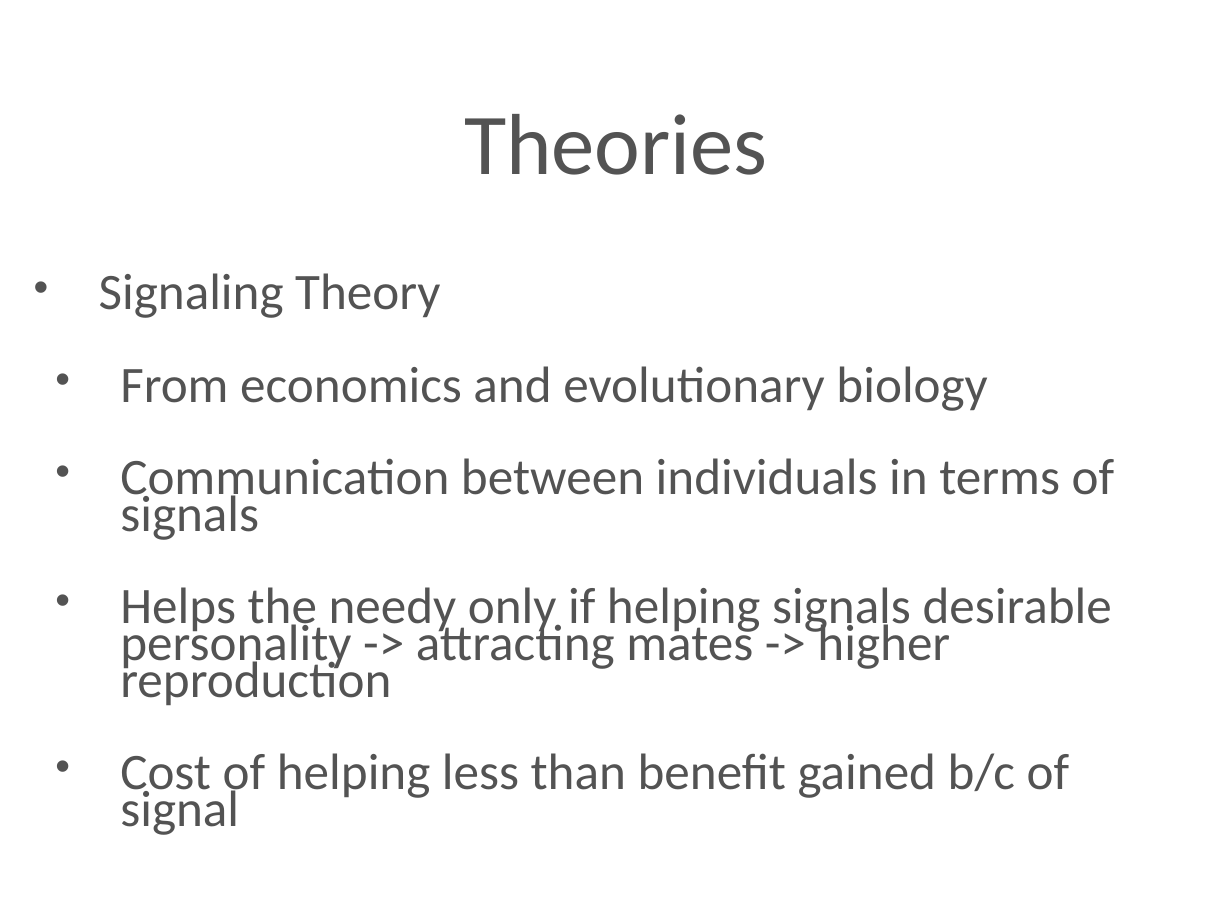
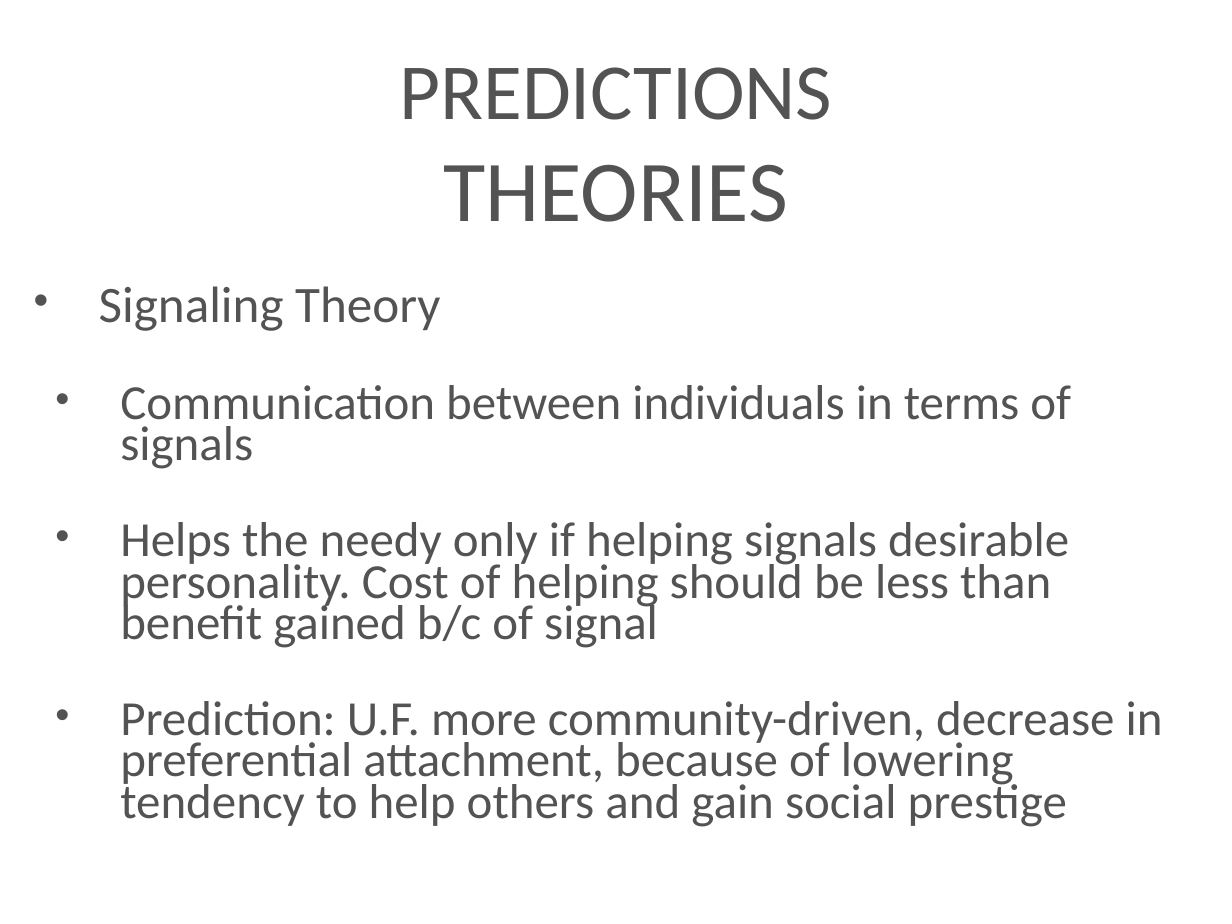
Before and after one commit to azarbakht/prelim_slides, a slide deck: slide 15 of Prelim_Slides_Amir.ppt (slide 18 before the commit). Drawn at 1232x924 pixels with LibreOffice and Linux fonts; fonts in the diff are those of the drawing; background and template pictures are left out. Boxes give left, top, right and bottom in pixels: in the first picture for what was removed or moved away, otherwise in the second. Text is boxed around its words. In the diff, an @@ line names an element or a change of style, - is before the commit and + after.

```diff
--- a/Prelim_Slides_Amir.ppt
+++ b/Prelim_Slides_Amir.ppt
@@ title at (399, 67, 832, 222): text changed; size 72 to 66 pt @@
-Theories
+PREDICTIONS
+THEORIES
@@ text at (99, 286, 1071, 469): size 42.5 to 40.7 pt in "Communication between individuals in terms of signals"; line spacing 0.6 to 0.7 @@
@@ text at (120, 366, 987, 411): paragraph removed @@
-  • From economics and evolutionary biology
@@ text at (120, 522, 1163, 827): text changed; size 42.5 to 40.7 pt @@
-  • Helps the needy only if helping signals desirable personality -> attracting mates -> higher reproduction
-  • Cost of helping less than benefit gained b/c of signal
+  • Helps the needy only if helping signals desirable personality. Cost of helping should be less than benefit gained b/c of signal
+  • Prediction: U.F. more community-driven, decrease in preferential attachment, because of lowering tendency to help others and gain social prestige
```
Also in this commit, not shown: 13 other slides changed, 4 slides added, 3 slides removed, 1 other file.
